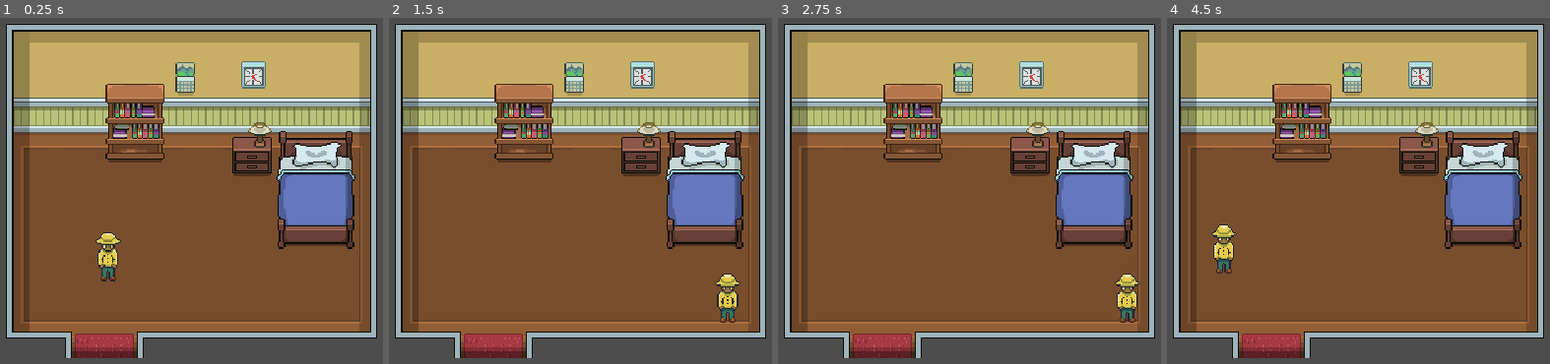
Above: before the commit, frames 1-4 (left to right).
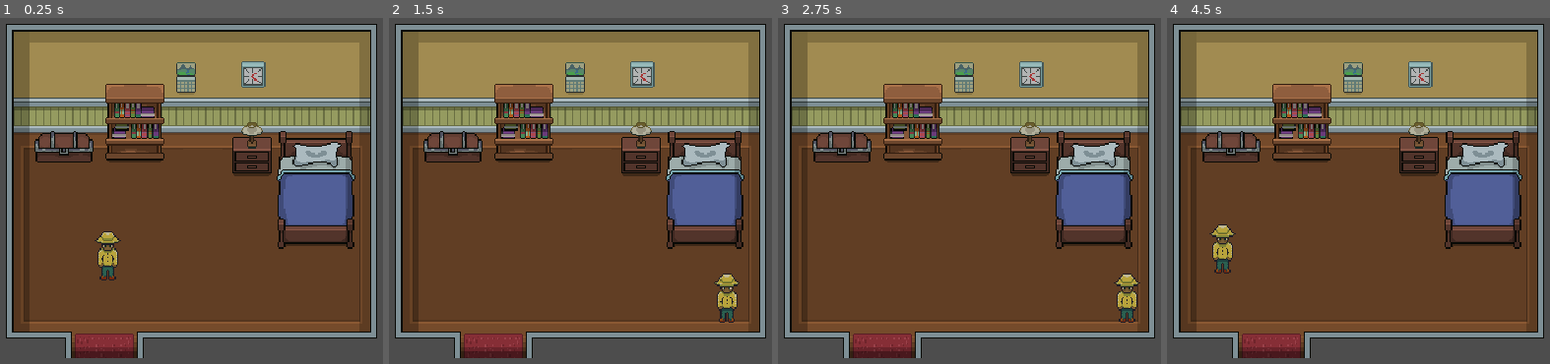
Above: after the commit, the same moments.

Repository: CreativeBuissnessCompany/cozy-x-build
Game: Godot game, scene res://Locations/Farm/Inside_Farmhouse/inside_farm_house.tscn
The game is run twice, just before and just after one commit, with the same random seed, the same clock (stepped at 60 frames per second) and the same inputs. This scene is started directly instead of the project's main scene.
Inputs (mouse positions are in pixels of both pictures, inside the frame that each line leads up to):
- Up to frame 1 (0.25 s): no input
- Up to frame 2 (1.5 s): tap Enter at 0.5 s; move the mouse to (764, 177) at 0.52 s; hold Right (ui_right) 0.53-1.28 s; click (764, 177) at 0.6 s; move the mouse to (434, 222) at 1.27 s; hold Down (ui_down) from 1.28 s (still down); tap E (toggle_dirt) at 1.35 s
- Up to frame 3 (2.75 s): tap Space at 2 s; move the mouse to (1061, 104) at 2.02 s; release Down (ui_down) at 2.03 s; hold Right (ui_right) from 2.03 s (still down); tap R (toggle_water) at 2.1 s
- Up to frame 4 (4.5 s): tap Enter at 2.75 s; move the mouse to (1331, 287) at 2.77 s; release Right (ui_right) at 2.78 s; hold Up (ui_up) 2.78-3.53 s; tap X (zoom_in) at 2.85 s; click (1331, 287) at 2.92 s; tap Space at 3.5 s; move the mouse to (outside the picture) at 3.52 s; hold Left (ui_left) from 3.53 s (still down); tap Z (zoom_out) at 3.6 s; move the mouse to (outside the picture) at 4.27 s; click (outside the picture) at 4.35 s

The runs differ from the first frame. In frame 1, 42% of the frame differs, in the area x 1-99%, y 1-99%; in frame 2, 42%; in frame 3, 42%; in frame 4, 42%.

Commit message:
Chest Animation, Light Animation, Interactable Class Created....

Diff:
--- /dev/null
+++ b/Components/Interactable/interactable.gd
@@ -0,0 +1,7 @@
+class_name Interactable extends Node2D
+
+
+
+# @Onready
+
+@onready var area_2d: Area2D = $Area2D
--- /dev/null
+++ b/Components/Interactable/interactable.tscn
@@ -0,0 +1,12 @@
+[gd_scene load_steps=2 format=3 uid="uid://dmjdf3l8ytwxg"]
+
+[ext_resource type="Script" path="res://Components/Interactable/interactable.gd" id="1_nal3e"]
+
+[node name="Interactable" type="Node2D"]
+script = ExtResource("1_nal3e")
+
+[node name="Sprite2D" type="Sprite2D" parent="."]
+
+[node name="Area2D" type="Area2D" parent="."]
+
+[node name="CollisionShape2D" type="CollisionShape2D" parent="Area2D"]
--- /dev/null
+++ b/Entities/Items/Interactive_Furniture/Chests/chest.gd
@@ -0,0 +1,25 @@
+# chest.gd
+extends Interactable
+
+
+@onready var animated_sprite_2d: AnimatedSprite2D = $AnimatedSprite2D
+
+
+
+func _ready() -> void:
+	pass
+
+
+
+func _on_area_2d_body_entered(body: Node2D) -> void:
+	if body is Player:
+		print("Player at chest")
+		animated_sprite_2d.play("open")
+		pass # Replace with function body.
+
+
+func _on_area_2d_body_exited(body: Node2D) -> void:
+	if body is Player:
+		print("Player Leaving Chest")
+		animated_sprite_2d.play_backwards("open")
+		pass # Replace with function body.
--- /dev/null
+++ b/Entities/Items/Interactive_Furniture/Chests/chest.tscn
@@ -0,0 +1,87 @@
+[gd_scene load_steps=12 format=3 uid="uid://dtk2yqjj1edop"]
+
+[ext_resource type="Script" path="res://Entities/Items/Interactive_Furniture/Chests/chest.gd" id="1_iexao"]
+[ext_resource type="Texture2D" uid="uid://bmfb4e50vdyw3" path="res://Entities/Items/Interactive_Furniture/Chests/roomchest-animation-Sheet.png" id="2_6w6px"]
+
+[sub_resource type="AtlasTexture" id="AtlasTexture_jkttf"]
+atlas = ExtResource("2_6w6px")
+region = Rect2(0, 0, 48, 32)
+
+[sub_resource type="AtlasTexture" id="AtlasTexture_x54gf"]
+atlas = ExtResource("2_6w6px")
+region = Rect2(0, 0, 48, 32)
+
+[sub_resource type="AtlasTexture" id="AtlasTexture_wb1ju"]
+atlas = ExtResource("2_6w6px")
+region = Rect2(48, 0, 48, 32)
+
+[sub_resource type="AtlasTexture" id="AtlasTexture_538ob"]
+atlas = ExtResource("2_6w6px")
+region = Rect2(96, 0, 48, 32)
+
+[sub_resource type="AtlasTexture" id="AtlasTexture_puk0u"]
+atlas = ExtResource("2_6w6px")
+region = Rect2(144, 0, 48, 32)
+
+[sub_resource type="AtlasTexture" id="AtlasTexture_w6226"]
+atlas = ExtResource("2_6w6px")
+region = Rect2(192, 0, 48, 32)
+
+[sub_resource type="AtlasTexture" id="AtlasTexture_rwe6u"]
+atlas = ExtResource("2_6w6px")
+region = Rect2(240, 0, 48, 32)
+
+[sub_resource type="SpriteFrames" id="SpriteFrames_ec62v"]
+animations = [{
+"frames": [{
+"duration": 1.0,
+"texture": SubResource("AtlasTexture_jkttf")
+}],
+"loop": true,
+"name": &"default",
+"speed": 5.0
+}, {
+"frames": [{
+"duration": 1.0,
+"texture": SubResource("AtlasTexture_x54gf")
+}, {
+"duration": 1.0,
+"texture": SubResource("AtlasTexture_wb1ju")
+}, {
+"duration": 1.0,
+"texture": SubResource("AtlasTexture_538ob")
+}, {
+"duration": 1.0,
+"texture": SubResource("AtlasTexture_puk0u")
+}, {
+"duration": 1.0,
+"texture": SubResource("AtlasTexture_w6226")
+}, {
+"duration": 1.0,
+"texture": SubResource("AtlasTexture_rwe6u")
+}],
+"loop": false,
+"name": &"open",
+"speed": 8.0
+}]
+
+[sub_resource type="RectangleShape2D" id="RectangleShape2D_8wi0g"]
+size = Vector2(40, 19)
+
+[node name="Chest" type="Node2D"]
+script = ExtResource("1_iexao")
+
+[node name="AnimatedSprite2D" type="AnimatedSprite2D" parent="."]
+sprite_frames = SubResource("SpriteFrames_ec62v")
+animation = &"open"
+autoplay = "default"
+
+[node name="Area2D" type="Area2D" parent="."]
+collision_mask = 2
+
+[node name="CollisionShape2D" type="CollisionShape2D" parent="Area2D"]
+position = Vector2(0, 23.5)
+shape = SubResource("RectangleShape2D_8wi0g")
+
+[connection signal="body_entered" from="Area2D" to="." method="_on_area_2d_body_entered"]
+[connection signal="body_exited" from="Area2D" to="." method="_on_area_2d_body_exited"]
--- /dev/null
+++ b/Entities/Items/Interactive_Furniture/Lamps/interactable_lamp.gd
@@ -0,0 +1,12 @@
+extends Interactable
+
+
+@onready var lamp: AnimatedSprite2D = $Lamp
+@onready var light: PointLight2D = $Lamp/OmniLight3D
+
+
+func _on_area_2d_body_entered(body: Node2D) -> void:
+	lamp.play("default")
+	light.visible = !light.visible
+	print("Liight")
+	pass # Replace with function body.
--- /dev/null
+++ b/Entities/Items/Interactive_Furniture/Lamps/interactable_lamp.tscn
@@ -0,0 +1,25 @@
+[gd_scene load_steps=4 format=3 uid="uid://7g4gbu5boirf"]
+
+[ext_resource type="Script" path="res://Entities/Items/Interactive_Furniture/Lamps/interactable_lamp.gd" id="1_og8h2"]
+[ext_resource type="PackedScene" uid="uid://0tebga7h547q" path="res://Entities/Items/Interactive_Furniture/Lamps/lamp.tscn" id="2_qf4wl"]
+
+[sub_resource type="RectangleShape2D" id="RectangleShape2D_b8y45"]
+size = Vector2(30, 20)
+
+[node name="InteractableLamp" type="Node2D"]
+script = ExtResource("1_og8h2")
+
+[node name="Area2D" type="Area2D" parent="."]
+collision_mask = 2
+
+[node name="CollisionShape2D" type="CollisionShape2D" parent="Area2D"]
+position = Vector2(0, 40)
+shape = SubResource("RectangleShape2D_b8y45")
+
+[node name="Lamp" parent="." instance=ExtResource("2_qf4wl")]
+frame = 0
+frame_progress = 0.0
+
+[connection signal="body_entered" from="Area2D" to="." method="_on_area_2d_body_entered"]
+
+[editable path="Lamp"]
--- a/Entities/Items/Interactive_Furniture/Lamps/lamp.tscn
+++ b/Entities/Items/Interactive_Furniture/Lamps/lamp.tscn
@@ -1,8 +1,46 @@
-[gd_scene load_steps=2 format=3 uid="uid://0tebga7h547q"]
+[gd_scene load_steps=7 format=3 uid="uid://0tebga7h547q"]
 
-[ext_resource type="Texture2D" uid="uid://bhsr5t3imheng" path="res://Locations/Farm/Art/farm-interior-test.png" id="1_udxyt"]
+[ext_resource type="Texture2D" uid="uid://dbtt8dkaf4ht2" path="res://Entities/Items/Interactive_Furniture/Lamps/lamp.png" id="1_bv0nk"]
 
-[node name="Lamp" type="Sprite2D"]
-texture = ExtResource("1_udxyt")
-region_enabled = true
-region_rect = Rect2(352, 32, 32, 32)
+[sub_resource type="AtlasTexture" id="AtlasTexture_t3h8u"]
+atlas = ExtResource("1_bv0nk")
+region = Rect2(0, 0, 32, 32)
+
+[sub_resource type="AtlasTexture" id="AtlasTexture_3cov2"]
+atlas = ExtResource("1_bv0nk")
+region = Rect2(32, 0, 32, 32)
+
+[sub_resource type="SpriteFrames" id="SpriteFrames_y8o7i"]
+animations = [{
+"frames": [{
+"duration": 1.0,
+"texture": SubResource("AtlasTexture_t3h8u")
+}, {
+"duration": 1.0,
+"texture": SubResource("AtlasTexture_3cov2")
+}],
+"loop": false,
+"name": &"default",
+"speed": 30.0
+}]
+
+[sub_resource type="Gradient" id="Gradient_nqr15"]
+offsets = PackedFloat32Array(0, 0.790514)
+colors = PackedColorArray(1, 1, 1, 1, 0, 0, 0, 1)
+
+[sub_resource type="GradientTexture2D" id="GradientTexture2D_t32j7"]
+gradient = SubResource("Gradient_nqr15")
+fill = 1
+fill_from = Vector2(0.480769, 0.510684)
+
+[node name="Lamp" type="AnimatedSprite2D"]
+sprite_frames = SubResource("SpriteFrames_y8o7i")
+
+[node name="OmniLight3D" type="PointLight2D" parent="."]
+visible = false
+position = Vector2(0, 12.5)
+scale = Vector2(0.59375, 0.421875)
+color = Color(0.12549, 0.396078, 0.721569, 1)
+energy = 6.82
+shadow_enabled = true
+texture = SubResource("GradientTexture2D_t32j7")
--- a/Locations/Farm/Inside_Farmhouse/inside_farm_house.gd
+++ b/Locations/Farm/Inside_Farmhouse/inside_farm_house.gd
@@ -1,8 +1,2 @@
 # inside_farm.gd ...
 extends BaseScene
-
-
-## Called when the node enters the scene tree for the first time.
-#func _ready() -> void:
-	##print("InsideFarm Script Ready....")
-	#pass
--- a/Locations/Farm/Inside_Farmhouse/inside_farm_house.tscn
+++ b/Locations/Farm/Inside_Farmhouse/inside_farm_house.tscn
@@ -6,10 +6,11 @@
 [ext_resource type="PackedScene" uid="uid://bq1hrrbom2hl4" path="res://Entities/Items/Interactive_Furniture/NightStands/nightstand.tscn" id="3_7h6m2"]
 [ext_resource type="PackedScene" uid="uid://8qagl21khwcy" path="res://Entities/Player/player.tscn" id="3_vl427"]
 [ext_resource type="PackedScene" uid="uid://cksttmx08lh3a" path="res://Entities/Items/Interactive_Furniture/BookShelf/bookshelf.tscn" id="4_ml53b"]
-[ext_resource type="PackedScene" uid="uid://0tebga7h547q" path="res://Entities/Items/Interactive_Furniture/Lamps/lamp.tscn" id="5_i6fx7"]
 [ext_resource type="PackedScene" uid="uid://dodifjmhww8xr" path="res://Entities/Items/Interactive_Furniture/Calendar/calendar.tscn" id="6_uwnsm"]
 [ext_resource type="PackedScene" uid="uid://bomm8onlnh6ui" path="res://Entities/Items/Decorative/Clock/clock.tscn" id="7_x77sm"]
 [ext_resource type="PackedScene" uid="uid://c6s3lxp4v0570" path="res://Components/SceneTrigger/scene_trigger.tscn" id="9_5txvw"]
+[ext_resource type="PackedScene" uid="uid://dtk2yqjj1edop" path="res://Entities/Items/Interactive_Furniture/Chests/chest.tscn" id="9_updlg"]
+[ext_resource type="PackedScene" uid="uid://7g4gbu5boirf" path="res://Entities/Items/Interactive_Furniture/Lamps/interactable_lamp.tscn" id="9_xyvvo"]
 
 [sub_resource type="TileSetAtlasSource" id="TileSetAtlasSource_444jn"]
 texture = ExtResource("1_l1bxf")
@@ -498,6 +499,7 @@
 size = Vector2(48.6513, 23.6785)
 
 [node name="InsideFarmHouse" type="Node2D"]
+position = Vector2(0, -1)
 script = ExtResource("1_tuqnl")
 
 [node name="FloorAndWalls" type="TileMapLayer" parent="."]
@@ -514,14 +516,17 @@
 [node name="Bookshelf" parent="FloorAndWalls/ObjectsInside" instance=ExtResource("4_ml53b")]
 position = Vector2(-54.9884, -63.2166)
 
-[node name="Lamp" parent="FloorAndWalls/ObjectsInside" instance=ExtResource("5_i6fx7")]
-position = Vector2(47, -53)
-
 [node name="Calendar" parent="FloorAndWalls/ObjectsInside" instance=ExtResource("6_uwnsm")]
 position = Vector2(-14, -99)
 
 [node name="Clock" parent="FloorAndWalls/ObjectsInside" instance=ExtResource("7_x77sm")]
 position = Vector2(41.3789, -102.582)
+
+[node name="Chest" parent="FloorAndWalls/ObjectsInside" instance=ExtResource("9_updlg")]
+position = Vector2(-113, -47)
+
+[node name="InteractableLamp" parent="FloorAndWalls/ObjectsInside" instance=ExtResource("9_xyvvo")]
+position = Vector2(40, -53)
 
 [node name="Camera2D" type="Camera2D" parent="."]
 
@@ -534,9 +539,14 @@
 shape = SubResource("RectangleShape2D_gv78x")
 
 [node name="Player" parent="." instance=ExtResource("3_vl427")]
-position = Vector2(72.523, 54.0916)
+position = Vector2(-54, 64)
 
 [node name="EntranceMarkers" type="Node2D" parent="."]
 position = Vector2(-77, 65)
 
 [node name="any" type="Marker2D" parent="EntranceMarkers"]
+
+[node name="DirectionalLight2D" type="DirectionalLight2D" parent="."]
+position = Vector2(-172, -149)
+energy = 0.2
+blend_mode = 1
--- a/project.godot
+++ b/project.godot
@@ -128,3 +128,4 @@
 textures/canvas_textures/default_texture_filter=0
 textures/vram_compression/import_etc2_astc=true
 textures/default_filters/use_nearest_mipmap_filter=true
+2d/snap/snap_2d_transforms_to_pixel=true
Binary file added: Components/Interactable/Art/unselected-box.png
Not shown, added: Components/Interactable/Art/unselected-box.png.import
Binary file added: Entities/Items/Interactive_Furniture/Chests/roomchest-animation-Sheet.png
Not shown, added: Entities/Items/Interactive_Furniture/Chests/roomchest-animation-Sheet.png.import
Binary file added: Entities/Items/Interactive_Furniture/Lamps/lamp.png
Not shown, added: Entities/Items/Interactive_Furniture/Lamps/lamp.png.import
Not shown: 1 places in Locations/Farm/Inside_Farmhouse/inside_farm_house.tscn that only renumber resources
Binary file added: Themes/Fonts/KiwiSoda.ttf
Not shown, changed: Themes/Fonts/KiwiSoda.ttf.import
